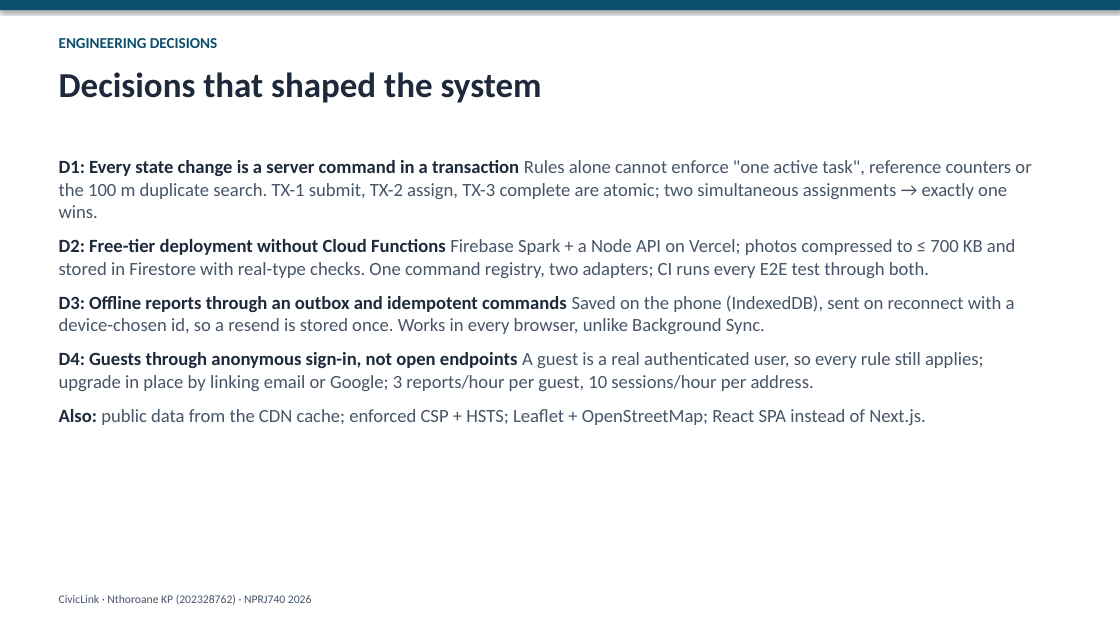
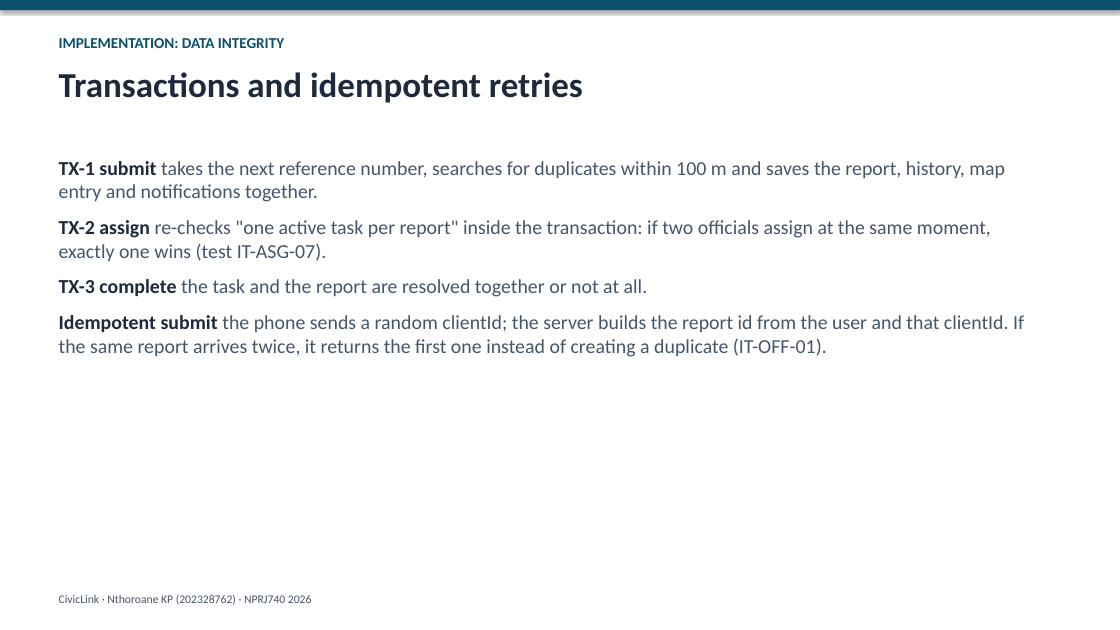
Before and after one commit to altechemist/civiclink, a slide deck: slide 4 of docs/presentation/CivicLink_Presentation.pptx. Drawn at 1120x630 pixels with LibreOffice and Linux fonts; fonts in the diff are those of the drawing. Boxes give left, top, right and bottom in pixels: in the first picture for what was removed or moved away, otherwise in the second. Text is boxed around its words. In the diff, an @@ line names an element or a change of style, - is before the commit and + after.

```diff
--- a/docs/presentation/CivicLink_Presentation.pptx
+++ b/docs/presentation/CivicLink_Presentation.pptx
@@ text at [59,38,284,48]: text changed @@
-ENGINEERING DECISIONS
+IMPLEMENTATION: DATA INTEGRITY
@@ text at [59,72,583,103]: text changed @@
-Decisions that shaped the system
+Transactions and idempotent retries
@@ text at [59,161,1024,357]: text changed; size 16 to 17 pt @@
-D1: Every state change is a server command in a transaction Rules alone cannot enforce "one active task", reference counters or the 100 m duplicate search. TX-1 submit, TX-2 assign, TX-3 complete are atomic; two simultaneous assignments → exactly one wins.
-D2: Free-tier deployment without Cloud Functions Firebase Spark + a Node API on Vercel; photos compressed to ≤ 700 KB and stored in Firestore with real-type checks. One command registry, two adapters; CI runs every E2E test through both.
-D3: Offline reports through an outbox and idempotent commands Saved on the phone (IndexedDB), sent on reconnect with a device-chosen id, so a resend is stored once. Works in every browser, unlike Background Sync.
-D4: Guests through anonymous sign-in, not open endpoints A guest is a real authenticated user, so every rule still applies; upgrade in place by linking email or Google; 3 reports/hour per guest, 10 sessions/hour per address.
-Also: public data from the CDN cache; enforced CSP + HSTS; Leaflet + OpenStreetMap; React SPA instead of Next.js.
+TX-1 submit takes the next reference number, searches for duplicates within 100 m and saves the report, history, map entry and notifications together.
+TX-2 assign re-checks "one active task per report" inside the transaction: if two officials assign at the same moment, exactly one wins (test IT-ASG-07).
+TX-3 complete the task and the report are resolved together or not at all.
+Idempotent submit the phone sends a random clientId; the server builds the report id from the user and that clientId. If the same report arrives twice, it returns the first one instead of creating a duplicate (IT-OFF-01).
```
Also in this commit, not shown: 3 other slides changed, 8 slides added, 2 slides removed, 7 other files.
